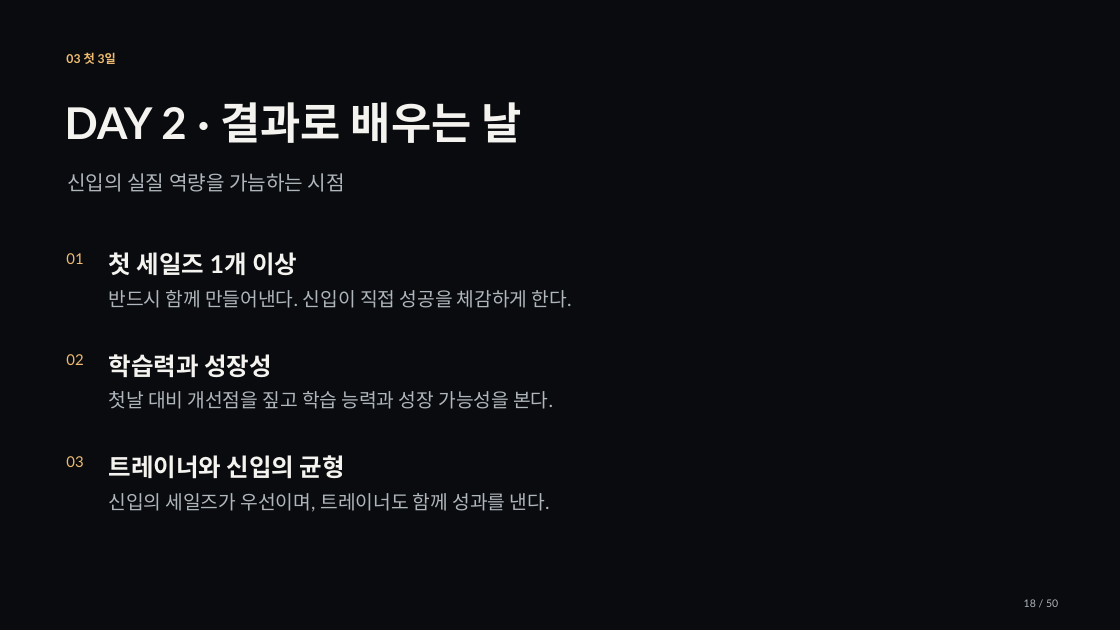
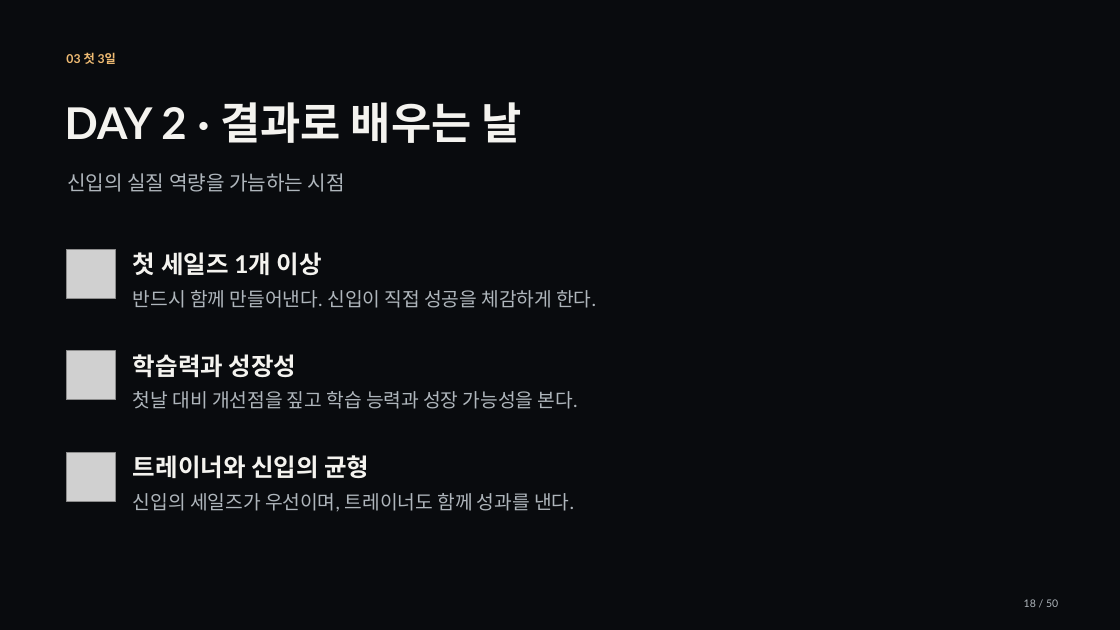
Before and after one commit to jaeyoung5178-bot/Presence, a slide deck: slide 18 of education/training/signature/training-signature.pptx. Drawn at 1120x630 pixels with LibreOffice and Linux fonts; fonts in the diff are those of the drawing; grey boxes stand for pictures. Boxes give left, top, right and bottom in pixels: in the first picture for what was removed or moved away, otherwise in the second. Text is boxed around its words. In the diff, an @@ line names an element or a change of style, - is before the commit and + after.

```diff
--- a/education/training/signature/training-signature.pptx
+++ b/education/training/signature/training-signature.pptx
@@ text removed at bbox=[66, 253, 83, 264] @@
-01
@@ picture added at bbox=[66, 250, 115, 298] @@
@@ text "첫 세일즈 1개 이상": place and size @@
-text "첫 세일즈 1개 이상" at bbox=[109, 252, 297, 276]
+text "첫 세일즈 1개 이상" at bbox=[133, 252, 322, 276]
@@ text "반드시 함께 만들어낸다. 신입이 직접 ...": place and size @@
-text "반드시 함께 만들어낸다. 신입이 직접 ..." at bbox=[109, 290, 572, 308]
+text "반드시 함께 만들어낸다. 신입이 직접 ..." at bbox=[133, 290, 596, 308]
@@ text removed at bbox=[66, 354, 83, 365] @@
-02
@@ picture added at bbox=[66, 351, 115, 400] @@
@@ text "학습력과 성장성": place and size @@
-text "학습력과 성장성" at bbox=[109, 354, 272, 377]
+text "학습력과 성장성" at bbox=[133, 354, 297, 377]
@@ text "첫날 대비 개선점을 짚고 학습 ...": place and size @@
-text "첫날 대비 개선점을 짚고 학습 ..." at bbox=[109, 391, 553, 409]
+text "첫날 대비 개선점을 짚고 학습 ..." at bbox=[133, 391, 578, 409]
@@ text removed at bbox=[66, 456, 83, 467] @@
-03
@@ picture added at bbox=[66, 453, 115, 502] @@
@@ text "트레이너와 신입의 균형": place and size @@
-text "트레이너와 신입의 균형" at bbox=[109, 455, 345, 479]
+text "트레이너와 신입의 균형" at bbox=[133, 455, 369, 479]
@@ text "신입의 세일즈가 우선이며, 트레이너도 함께 ...": place and size @@
-text "신입의 세일즈가 우선이며, 트레이너도 함께 ..." at bbox=[109, 493, 550, 512]
+text "신입의 세일즈가 우선이며, 트레이너도 함께 ..." at bbox=[133, 493, 574, 511]
```
Also in this commit, not shown: 24 other slides changed, 34 other files.
